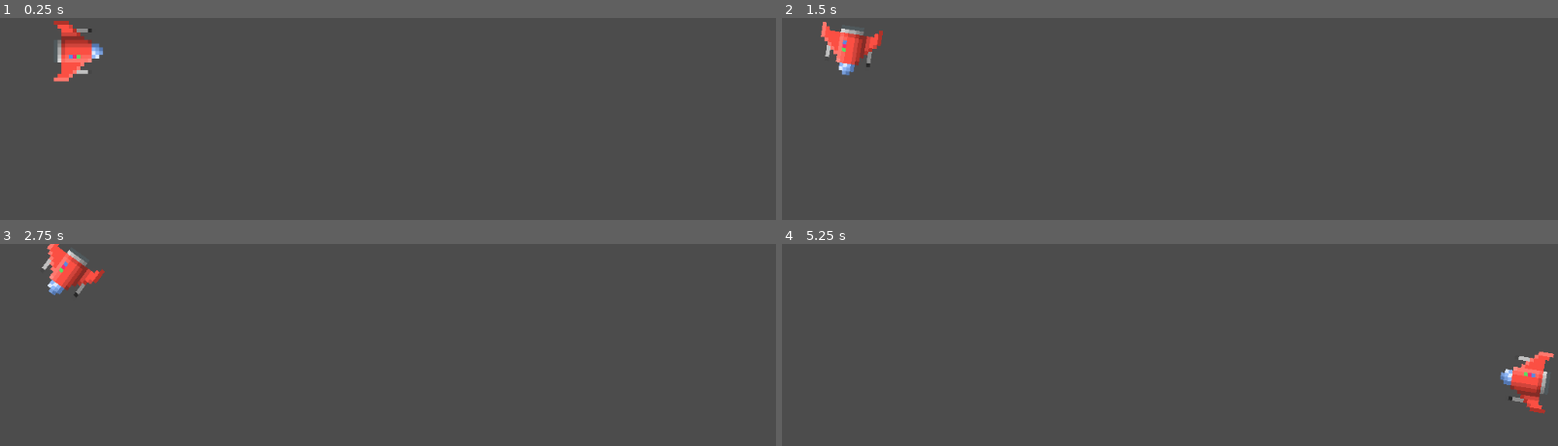
Above: before the commit, frames 1-4 (two rows, left to right).
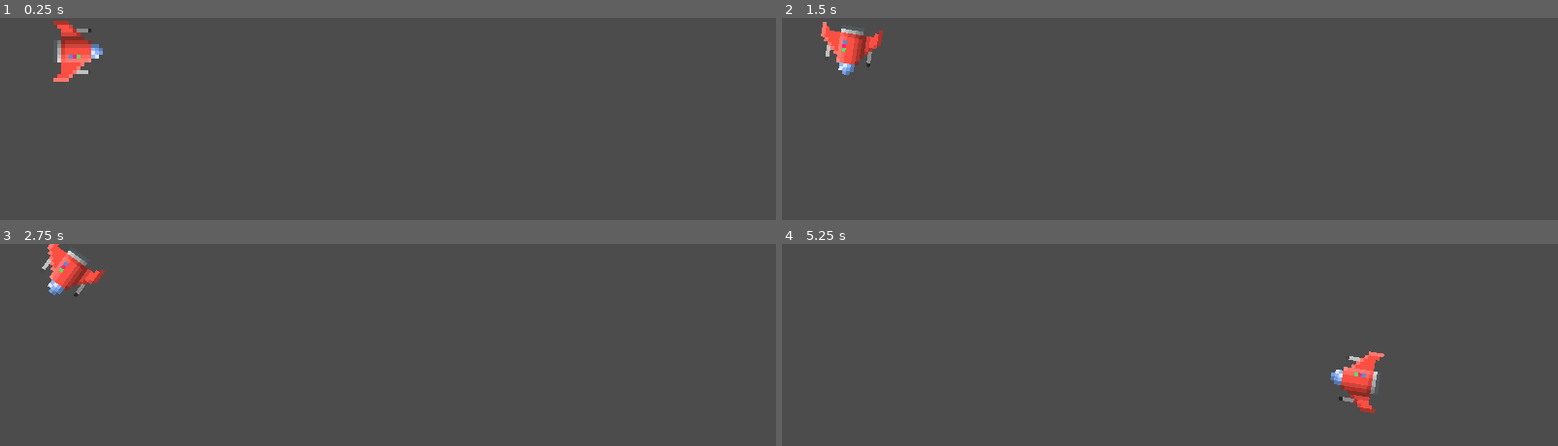
Above: after the commit, the same moments.

Repository: oliv1008/NuitInfo2019
Game: Godot game, scene res://main.tscn
The game is run twice, just before and just after one commit, with the same random seed, the same clock (stepped at 60 frames per second) and the same inputs. After the commit the project has no main scene; this scene is started directly in both runs.
Inputs (mouse positions are in pixels of both pictures, inside the frame that each line leads up to):
- Up to frame 1 (0.25 s): no input
- Up to frame 2 (1.5 s): tap Enter at 0.5 s; move the mouse to (outside the picture) at 0.52 s; hold D (right) 0.53-1.28 s; click (outside the picture) at 0.67 s; move the mouse to (outside the picture) at 1.27 s; hold Q (left) from 1.28 s (still down)
- Up to frame 3 (2.75 s): move the mouse to (465, 371) at 2.02 s; release Q (left) at 2.03 s; hold D (right) from 2.03 s (still down)
- Up to frame 4 (5.25 s): move the mouse to (outside the picture) at 2.77 s; release D (right) at 2.78 s; hold Z (up) 2.78-3.53 s; click (outside the picture) at 2.92 s; move the mouse to (outside the picture) at 3.52 s; hold Q (left) from 3.53 s (still down); move the mouse to (937, 401) at 4.27 s; move the mouse to (outside the picture) at 5.02 s; click (outside the picture) at 5.17 s

The runs differ from the first frame. In frame 1, 0.1% of the frame differs, in the area x 6-14%, y 1-32%; in frame 2, 0.1%; in frame 3, 0.1%; in frame 4, 2.2%, in the area x 70-100%, y 53-85%.

Commit message:
fe

Diff:
--- a/project.godot
+++ b/project.godot
@@ -16,16 +16,16 @@
 [application]
 
 config/name="NuitInfo2019"
-run/main_scene="res://main.tscn"
 config/icon="res://icon.png"
+
+[display]
+
+window/size/resizable=false
+window/stretch/mode="2d"
+window/stretch/aspect="keep"
 
 [input]
 
-forward={
-"deadzone": 0.5,
-"events": [ Object(InputEventKey,"resource_local_to_scene":false,"resource_name":"","device":0,"alt":false,"shift":false,"control":false,"meta":false,"command":false,"pressed":false,"scancode":90,"unicode":0,"echo":false,"script":null)
- ]
-}
 left={
 "deadzone": 0.5,
 "events": [ Object(InputEventKey,"resource_local_to_scene":false,"resource_name":"","device":0,"alt":false,"shift":false,"control":false,"meta":false,"command":false,"pressed":false,"scancode":81,"unicode":0,"echo":false,"script":null)
